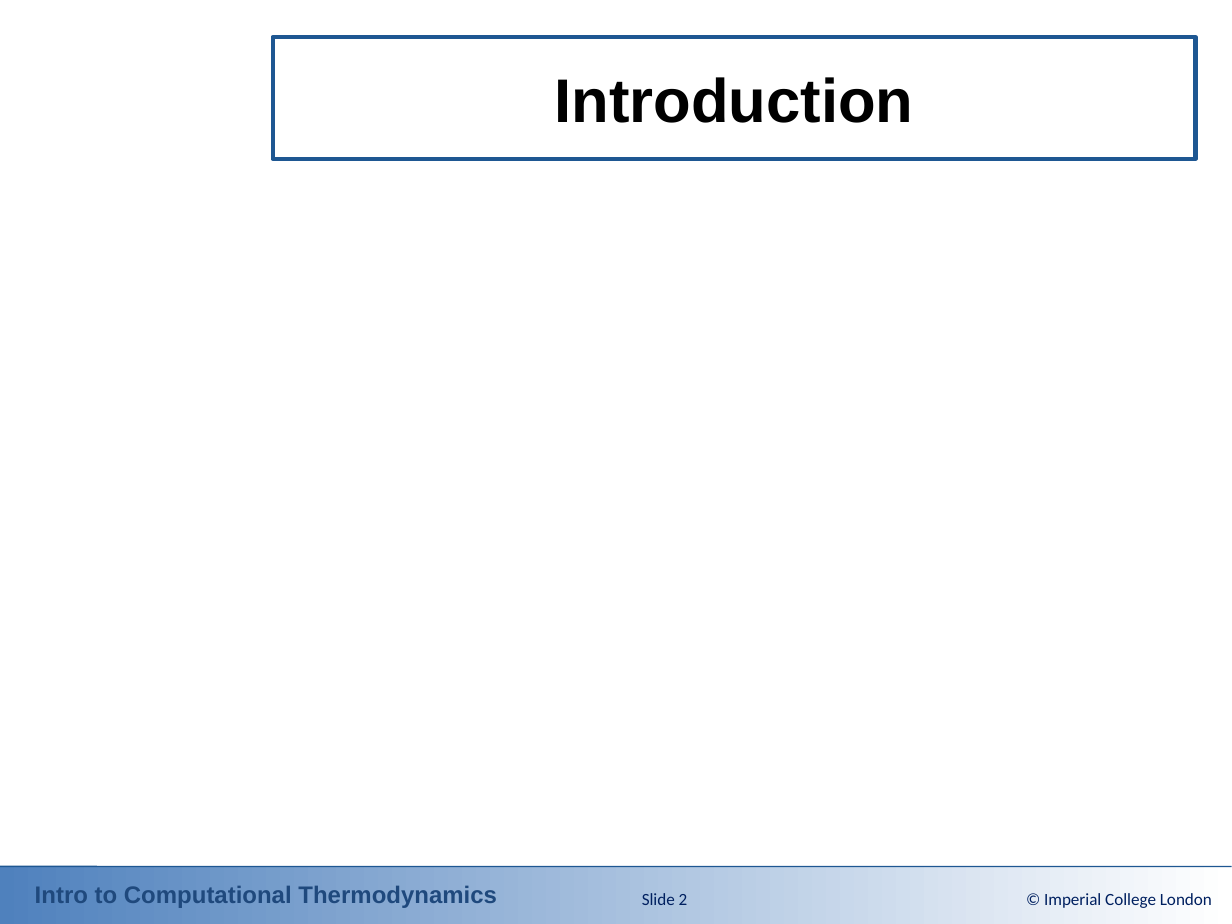
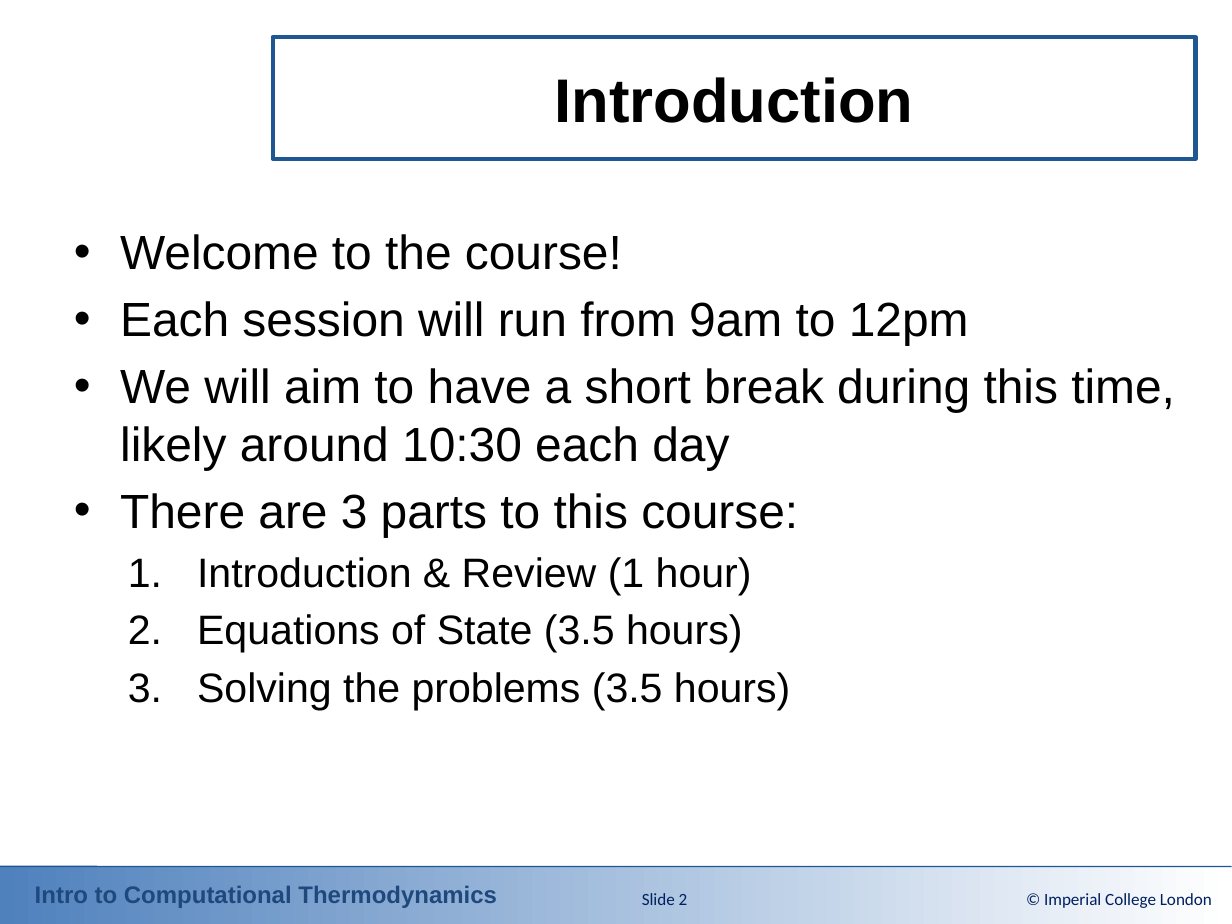
Before and after one commit to ClapeyronThermo/introduction-to-computational-thermodynamics, a slide deck: slide 2 of Part 1 - Review/Powerpoint Slides/1-1_Introduction.pptx. Drawn at 1232x924 pixels with LibreOffice and Linux fonts; fonts in the diff are those of the drawing; background and template pictures are left out. Boxes give left, top, right and bottom in pixels: in the first picture for what was removed or moved away, otherwise in the second. Text is boxed around its words. In the diff, an @@ line names an element or a change of style, - is before the commit and + after.

```diff
--- a/Part 1 - Review/Powerpoint Slides/1-1_Introduction.pptx
+++ b/Part 1 - Review/Powerpoint Slides/1-1_Introduction.pptx
@@ text added at [120,234,1175,710], 28 pt, text #000000 @@
+• Welcome to the course!
+• Each session will run from 9am to 12pm
+• We will aim to have a short break during this time, likely around 10:30 each day
+• There are 3 parts to this course:
+  1. Introduction & Review (1 hour)
+  2. Equations of State (3.5 hours)
+  3. Solving the problems (3.5 hours)
```
Also in this commit, not shown: 2 other slides changed, 7 other files.
